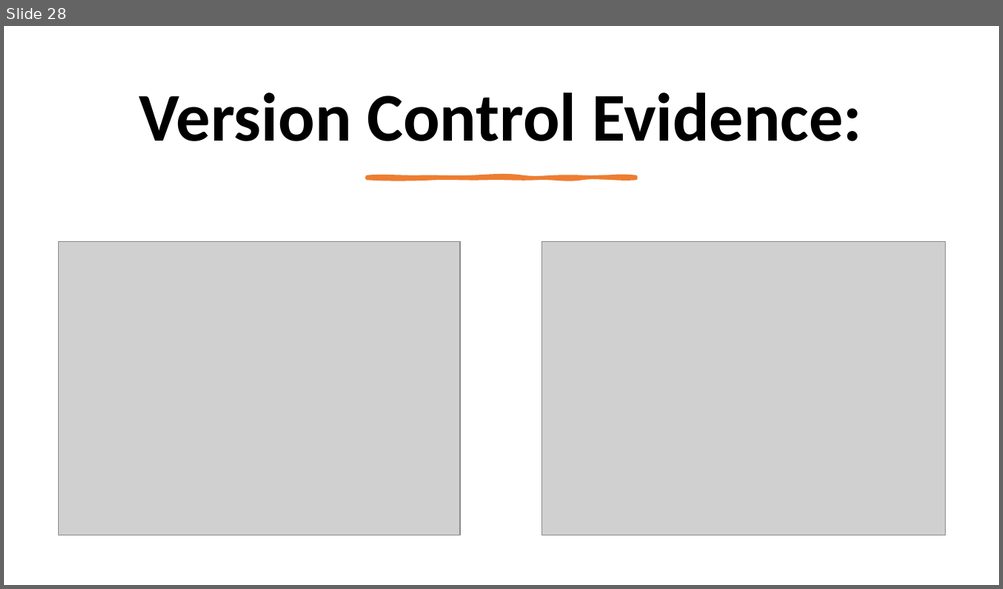
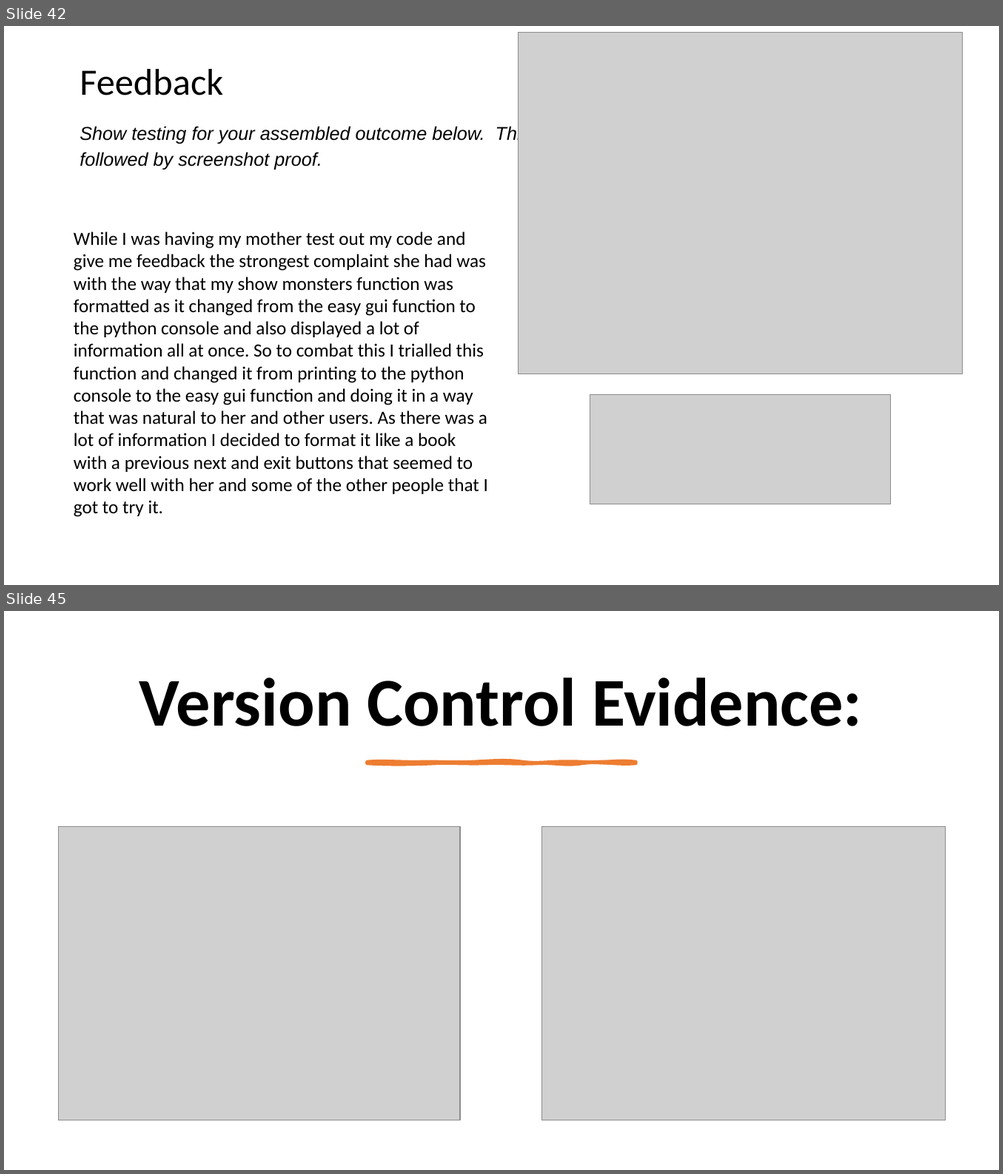
Before and after one commit to peter123321123321/Monster-Cards-Internal, a slide deck: 2.7 and 2.8 Documentation Template.pptx. Shown one above the other, each under a label of ours: slide 28 before the commit, slides 42 and 45 after it; the slides between them are not shown. The pictures are 1003x589 and 1003x1174 pixels, drawn with LibreOffice and Linux fonts; fonts in the diff are those of the drawing; grey boxes stand for pictures. Boxes give left, top, right and bottom in pixels: in the first picture for what was removed or moved away, otherwise in the second. Text is boxed around its words. In the diff, an @@ line names an element or a change of style, - is before the commit and + after.

```diff
--- a/2.7 and 2.8 Documentation Template.pptx
+++ b/2.7 and 2.8 Documentation Template.pptx
@@ slide 42 added at <box>4,26,999,585</box>, background #FFFFFF @@
@@ picture added at <box>518,33,962,375</box> @@
@@ title added at <box>79,69,223,96</box>, 36 pt, text #000000 @@
+Feedback
@@ text added at <box>79,125,531,170</box>, 18 pt, text #000000, italic @@
+Show testing for your assembled outcome below. This should include a test plan followed by screenshot proof.
@@ text added at <box>74,232,488,517</box>, 18 pt, text #000000 @@
+While I was having my mother test out my code and give me feedback the strongest complaint she had was with the way that my show monsters function was formatted as it changed from the easy gui function to the python console and also displayed a lot of information all at once. So to combat this I trialled this function and changed it from printing to the python console to the easy gui function and doing it in a way that was natural to her and other users. As there was a lot of information I decided to format it like a book with a previous next and exit buttons that seemed to work well with her and some of the other people that I got to try it.
@@ picture added at <box>589,395,891,505</box> @@
@@ what was slide 28 is now slide 45 @@
```
Also in this commit, not shown: 9 slides changed, 16 other slides added.
